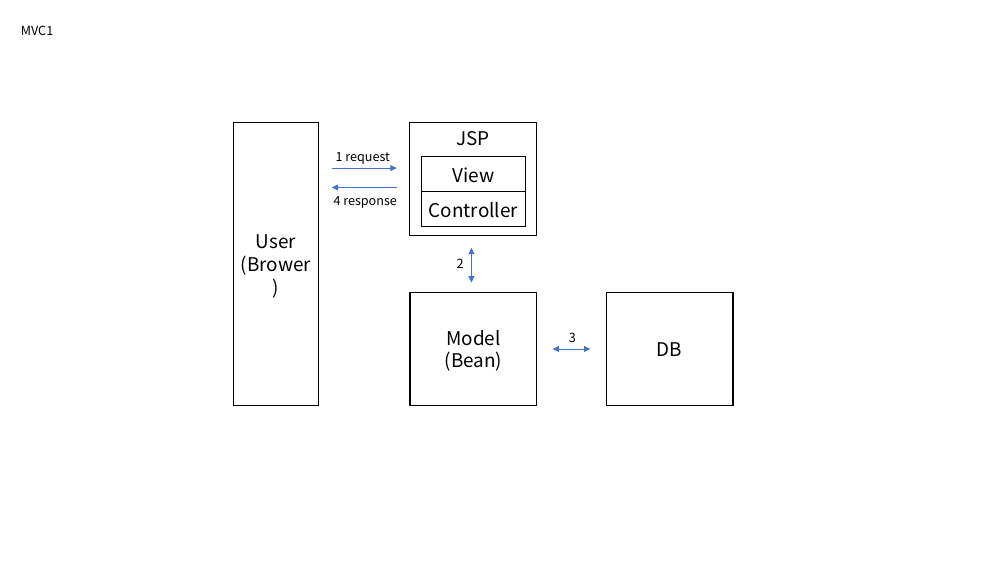
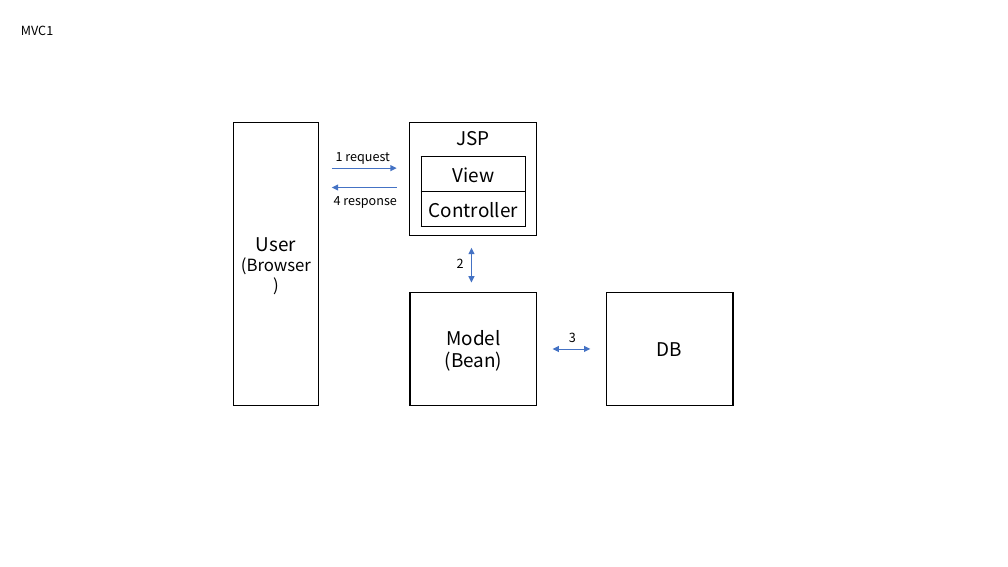
Before and after one commit to Seongmun-Hong/Seongmun-Hong.github.io, a slide deck: slide 1 of images.pptx. Drawn at 1008x567 pixels with LibreOffice and Linux fonts; fonts in the diff are those of the drawing. Boxes give left, top, right and bottom in pixels: in the first picture for what was removed or moved away, otherwise in the second. Text is boxed around its words. In the diff, an @@ line names an element or a change of style, - is before the commit and + after.

```diff
--- a/images.pptx
+++ b/images.pptx
@@ text in rectangle at [241,257,311,274]: text changed; size 18 to 16 pt @@
-(Brower)
+(Browser)
```
Also in this commit, not shown: 2 other slides changed, 3 slides added.
